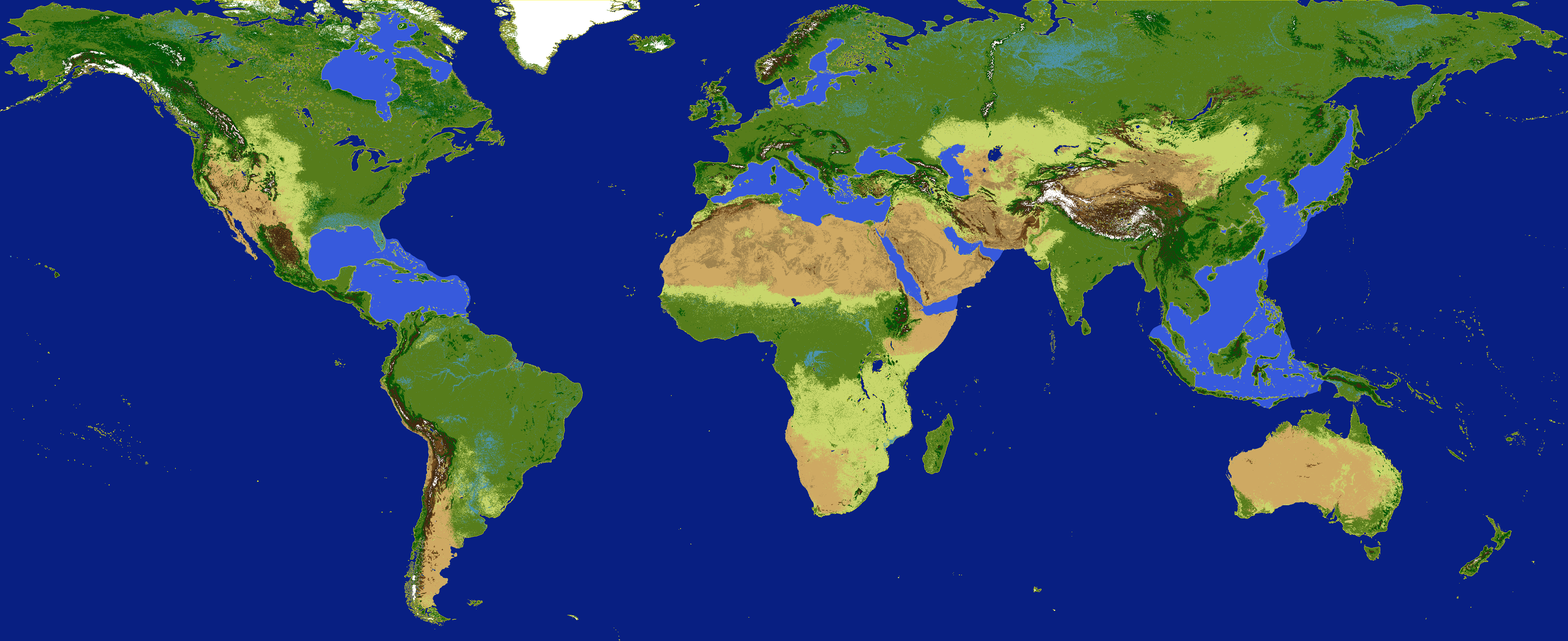
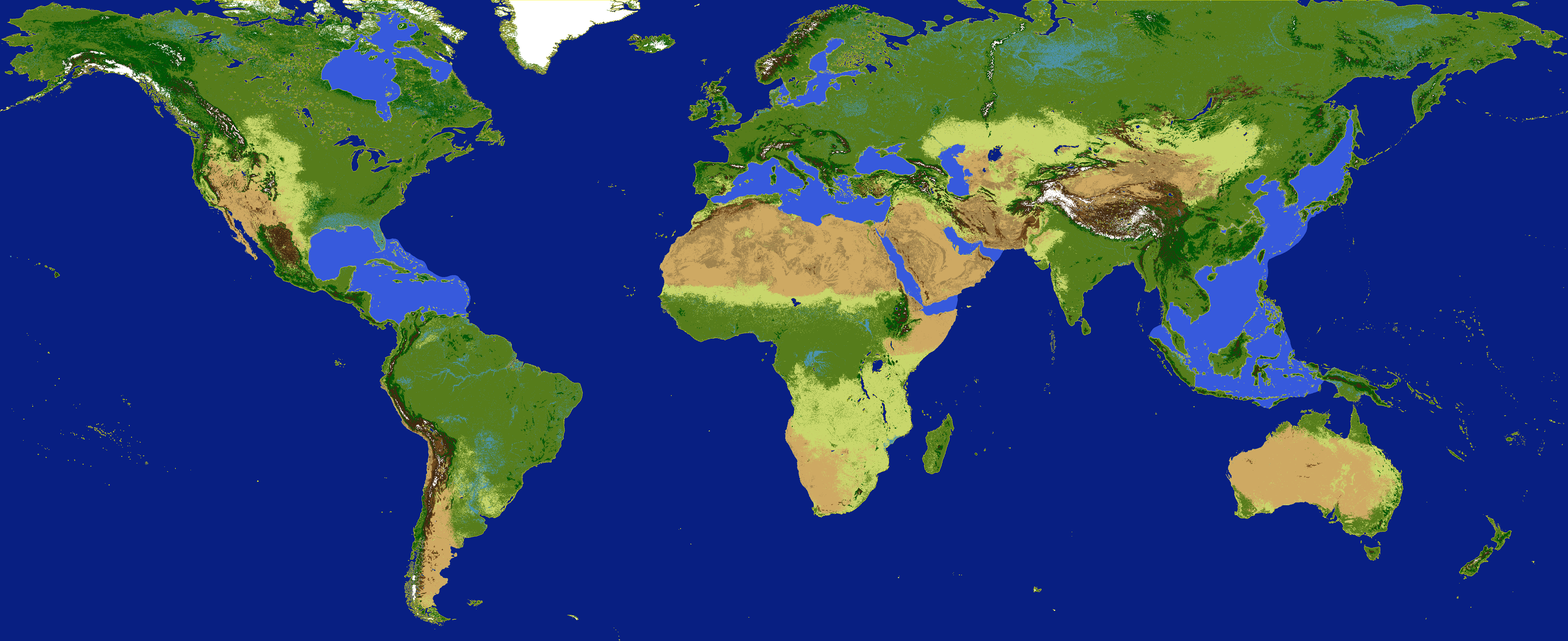
Comparing the layer stacks of the two 1568x641 images. Changes:
painted on "terrain.bmp" over [354, 197, 1355, 372]
